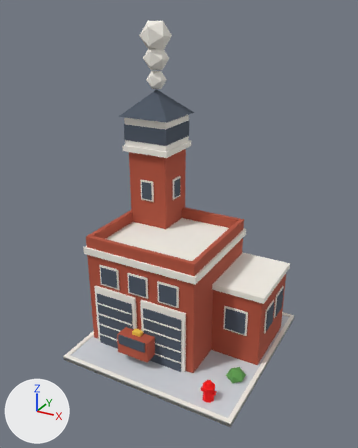
An edit to the glTF model public/models/park.glb, drawn before and after from the same camera.
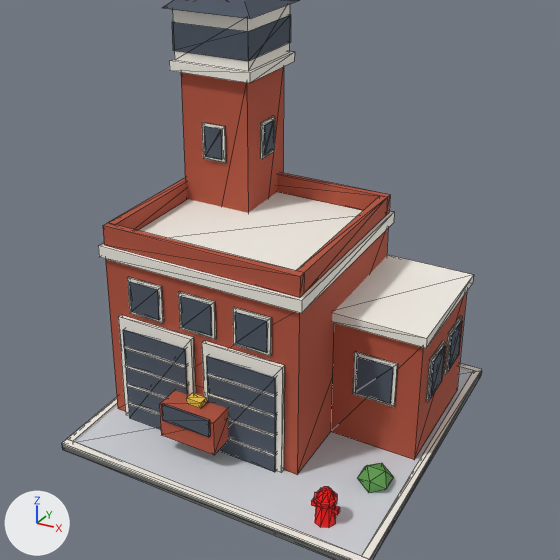
Old and new are each drawn whole from a 50 mm camera at (9.02, -17.1, 14.34) aimed at (-0.11, -0.49, 6.04) and again close up on the part from 8% to 94% of the width and 25% to 94% of the height. Lighting does not change. The marker at lower left points along +X, +Y and +Z. The last two pictures show the newer version. The close-ups show mesh edges as thin lines. Where no turn or scale is listed for an object, it has been applied to the vertices. Vertices at exactly the same position are counted once.

The first close-up shows 'fire.001', 'fire_hydrant', 'unlock_fire_truck'.
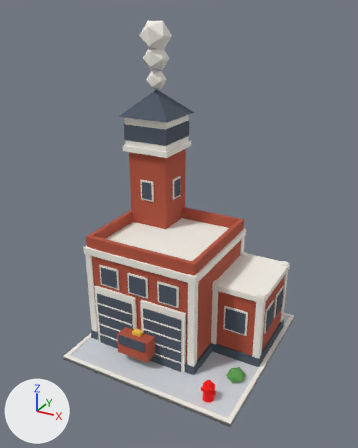
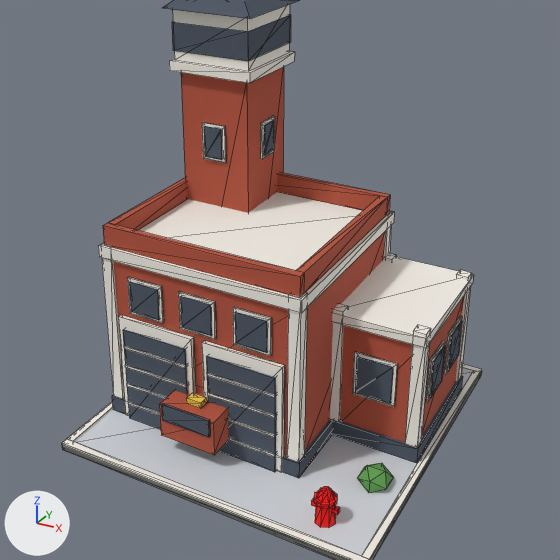
What differs and where, as boxes (x1, y1, x2, y2) in the close-ups (560 x 560 px):
part 1 of me_fire, added
    after: (112, 395, 333, 478)
part 2 of me_fire, added
    after: (101, 243, 124, 399)
part 3 of me_fire, added (mostly hidden)
    after: (383, 211, 392, 260)
part 4 of me_fire, added
    after: (287, 292, 307, 463)
part 5 of me_fire, added
    after: (332, 376, 463, 463)
part 6 of me_fire, added (mostly hidden)
    after: (384, 254, 396, 262)
part 7 of me_fire, added
    after: (330, 304, 348, 422)
part 8 of me_fire, added
    after: (456, 270, 472, 382)
part 9 of me_fire, added
    after: (405, 325, 431, 448)

Patch to the scene script:
```diff
--- a/public/models/park.glb.py
+++ b/public/models/park.glb.py
@@ me_fire @@
 # used by ob_fire_001; location = (0.0, 0.0, 5.5)
-me_fire.from_pydata(...)  # 405 vertices, 640 faces; spans x -4.0..4.0, y -4.0..4.0, z -5.5..5.5
+me_fire.from_pydata(...)  # 485 vertices, 760 faces; spans x -4.0..4.0, y -4.0..4.0, z -5.5..5.5
+# me_fire part 1: a new loose piece, a box spanning x -3.79..1.59, y -2.29..2.89, z -5.35..-4.93, in mat_park_palette (picture img_park_palette)
+# me_fire part 2: a new loose piece, a box spanning x -3.76..-3.46, y -2.26..-1.96, z -4.93..-0.63, in mat_park_palette (picture img_park_palette)
+# me_fire part 3: a new loose piece, a box spanning x 1.26..1.56, y 2.56..2.86, z -4.93..-0.63, in mat_park_palette (picture img_park_palette)
+# me_fire part 4: a new loose piece, a box spanning x 1.26..1.56, y -2.26..-1.96, z -4.93..-0.63, in mat_park_palette (picture img_park_palette)
+# me_fire part 5: a new loose piece, a box spanning x 1.41..3.79, y -0.49..2.89, z -5.35..-4.93, in mat_park_palette (picture img_park_palette)
+# me_fire part 6: a new loose piece, a box spanning x 1.44..1.74, y 2.56..2.86, z -4.93..-1.83, in mat_park_palette (picture img_park_palette)
+# me_fire part 7: a new loose piece, a box spanning x 1.44..1.74, y -0.46..-0.16, z -4.93..-1.83, in mat_park_palette (picture img_park_palette)
+# me_fire part 8: a new loose piece, a box spanning x 3.46..3.76, y 2.56..2.86, z -4.93..-1.83, in mat_park_palette (picture img_park_palette)
+# me_fire part 9: a new loose piece, a box spanning x 3.46..3.76, y -0.46..-0.16, z -4.93..-1.83, in mat_park_palette (picture img_park_palette)
+# other edits to the shape of me_fire do not show in these pictures
 me_fire.materials.append(mat_park_palette)
```
